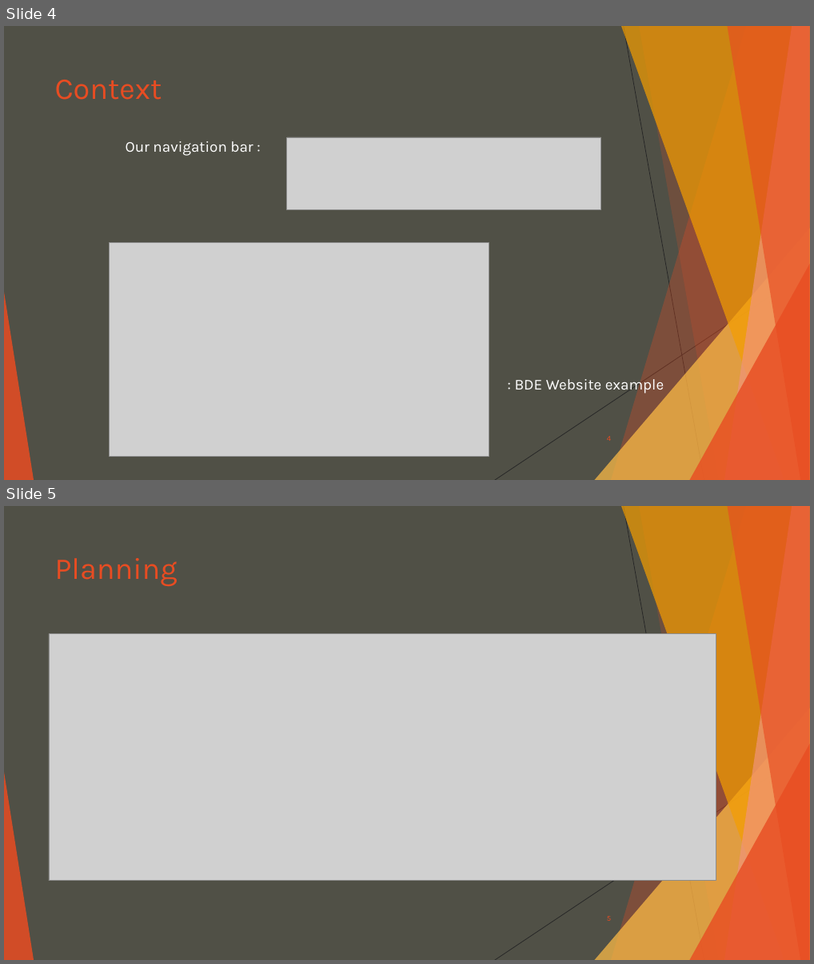
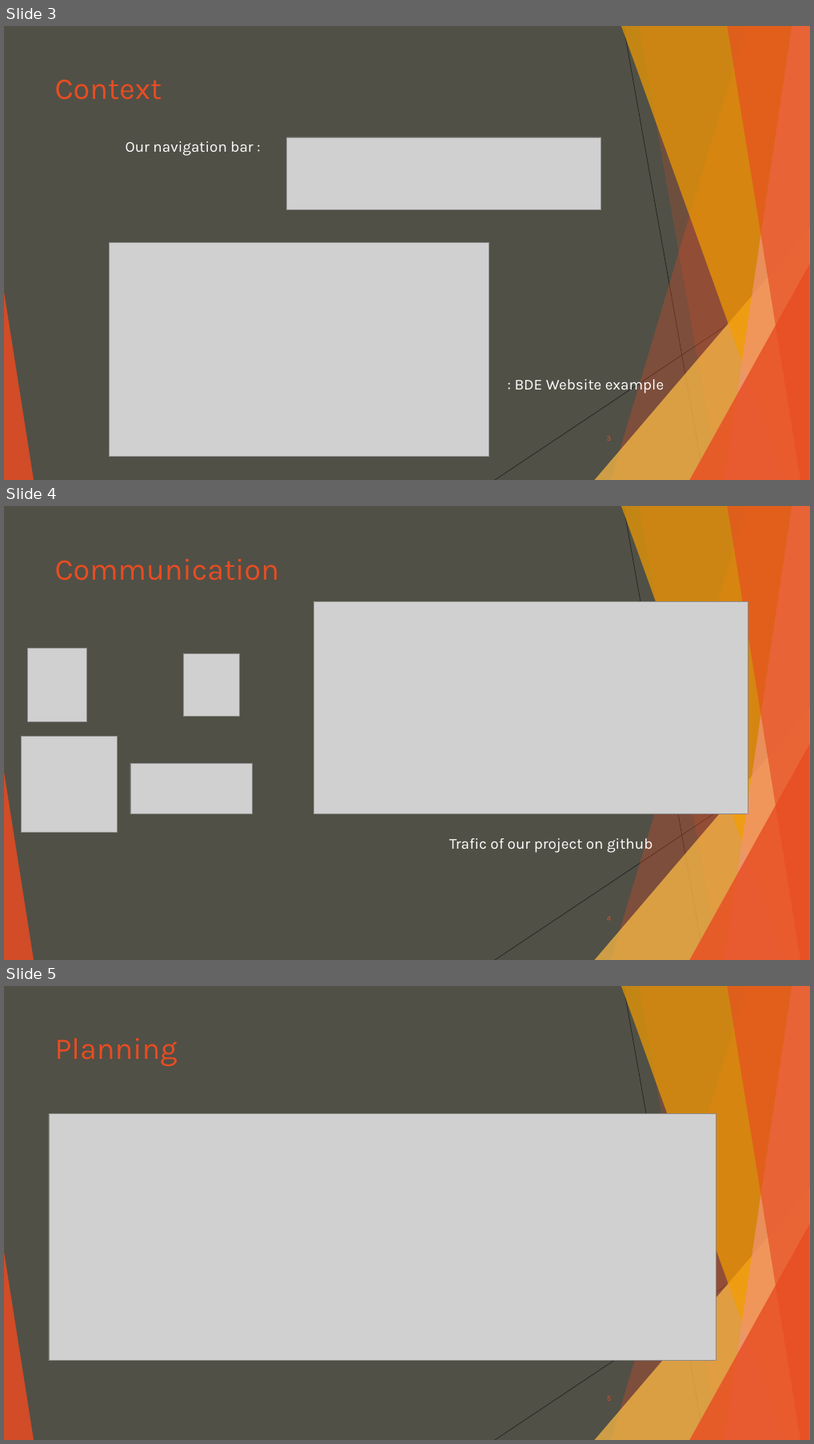
Before and after one commit to Happocalypse/ProjetSiteWebBDE, a slide deck: Project Management.pptx. Shown one above the other, each under a label of ours: slides 4 and 5 before the commit, slides 3, 4 and 5 after it. The pictures are 814x964 and 814x1444 pixels, drawn with LibreOffice and Linux fonts; fonts in the diff are those of the drawing; grey boxes stand for pictures. Boxes give left, top, right and bottom in pixels: in the first picture for what was removed or moved away, otherwise in the second. Text is boxed around its words. In the diff, an @@ line names an element or a change of style, - is before the commit and + after.

```diff
--- a/Project Management.pptx
+++ b/Project Management.pptx
@@ slide 4 added at [4,506,810,960], background #505046; not listed: 10 template elements that a slide beside it also shows @@
@@ title added at [55,559,280,580], 36 pt, text #E84C22 @@
+Communication
@@ picture added at [314,602,749,814] @@
@@ picture added at [27,648,86,722] @@
@@ picture added at [184,654,239,716] @@
@@ picture added at [21,736,117,832] @@
@@ picture added at [130,763,253,814] @@
@@ text added at [450,835,653,853], 18 pt, text #FFFFFF @@
+Trafic of our project on github
@@ page number added at [607,916,611,920], 9 pt, text #E84C22 @@
+4
@@ what was slide 4 is now slide 3 @@
```
Also in this commit, not shown: 2 slides changed, 1 slide removed.
